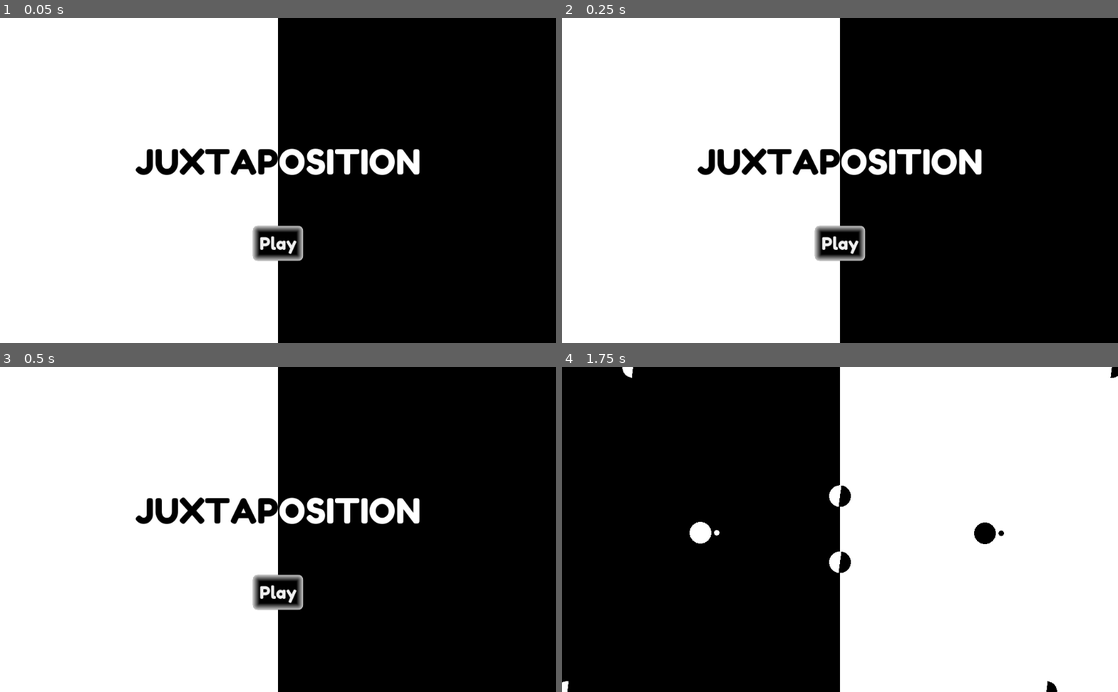
Above: before the commit, frames 1-4 (two rows, left to right).
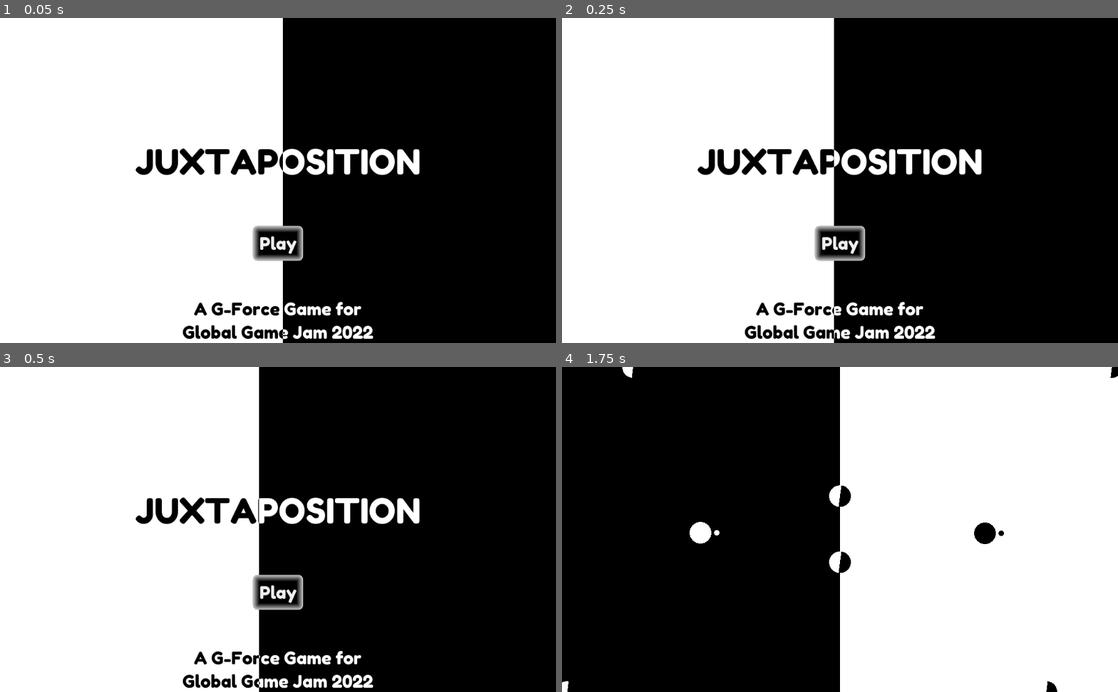
Above: after the commit, the same moments.

Repository: doctor-g/GGJ22
Game: Godot game, scene res://UI/StartMenu.tscn
Two runs of this game, one before a commit and one after it. Both use one fixed random seed, a clock stepped at 60 frames per second and the inputs below. This scene is started directly instead of the project's main scene.
Inputs:
- Up to frame 1 (0.05 s): no input
- Up to frame 2 (0.25 s): no input
- Up to frame 3 (0.5 s): no input
- Up to frame 4 (1.75 s): click "Play" at 0.5 s

The runs differ from the first frame. In frame 1, 2.3% of the frame differs, in the area x 32-68%, y 0-100%; in frame 2, 2.4%; in frame 3, 4.4%; in frame 4, nothing differs.

Commit message:
Animate title screen shaders

Diff:
--- a/project/UI/StartMenu.gd
+++ b/project/UI/StartMenu.gd
@@ -1,12 +1,19 @@
 extends Control
 
 onready var _play_button := $PlayButton
-
+onready var _shadery_things := [$Title, $Background, $Label]
 
 func _ready():
 	_play_button.grab_focus()
 
 
+func _process(_delta):
+	var seconds := OS.get_ticks_msec() / 1000.0
+	var x := range_lerp(sin(seconds), -1, 1, 412, 612)
+	for control in _shadery_things:
+		control.material.set_shader_param("barrier_x", x)
+
+
 func _on_PlayButton_pressed():
 	# warning-ignore:return_value_discarded
 	get_tree().change_scene("res://World/World.tscn")
--- a/project/UI/StartMenu.tscn
+++ b/project/UI/StartMenu.tscn
@@ -1,14 +1,17 @@
-[gd_scene load_steps=9 format=2]
+[gd_scene load_steps=10 format=2]
 
 [ext_resource path="res://UI/StartMenu.gd" type="Script" id=1]
 [ext_resource path="res://Shared/theme.tres" type="Theme" id=2]
 [ext_resource path="res://Shared/FredokaOne-Regular.ttf" type="DynamicFontData" id=3]
+[ext_resource path="res://UI/bw_text_shader.gdshader" type="Shader" id=4]
 
 [sub_resource type="Shader" id=4]
 code = "shader_type canvas_item;
 
+uniform float barrier_x = 512.0;
+
 void fragment() {
-	if (FRAGCOORD.x < 512.0) {
+	if (FRAGCOORD.x < barrier_x) {
 		COLOR.rgb = vec3(1.0,1.0,1.0);
 	}
 	else {
@@ -18,25 +21,19 @@
 
 [sub_resource type="ShaderMaterial" id=5]
 shader = SubResource( 4 )
-
-[sub_resource type="Shader" id=1]
-code = "shader_type canvas_item;
-
-void fragment() {
-	vec4 tex = texture(TEXTURE,UV);
-	if (FRAGCOORD.x<512.0) {
-		COLOR = vec4(0.0,0.0,0.0,tex.a);
-	} else {
-		COLOR = vec4(1.0,1.0,1.0,tex.a);
-	}
-}"
+shader_param/barrier_x = 412.0
 
 [sub_resource type="ShaderMaterial" id=2]
-shader = SubResource( 1 )
+shader = ExtResource( 4 )
+shader_param/barrier_x = 412.0
 
 [sub_resource type="DynamicFont" id=3]
 size = 64
 font_data = ExtResource( 3 )
+
+[sub_resource type="ShaderMaterial" id=6]
+shader = ExtResource( 4 )
+shader_param/barrier_x = 412.0
 
 [node name="StartMenu" type="Control"]
 anchor_right = 1.0
@@ -74,4 +71,17 @@
 margin_bottom = 448.0
 text = "Play"
 
+[node name="Label" type="Label" parent="."]
+material = SubResource( 6 )
+anchor_left = 0.5
+anchor_top = 1.0
+anchor_right = 0.5
+anchor_bottom = 1.0
+margin_left = -334.0
+margin_top = -83.0
+margin_right = 334.0
+text = "A G-Force Game for
+Global Game Jam 2022"
+align = 1
+
 [connection signal="pressed" from="PlayButton" to="." method="_on_PlayButton_pressed"]
--- /dev/null
+++ b/project/UI/bw_text_shader.gdshader
@@ -0,0 +1,12 @@
+shader_type canvas_item;
+
+uniform float barrier_x = 512.0;
+
+void fragment() {
+	vec4 tex = texture(TEXTURE,UV);
+	if (FRAGCOORD.x<barrier_x) {
+		COLOR = vec4(0.0,0.0,0.0,tex.a);
+	} else {
+		COLOR = vec4(1.0,1.0,1.0,tex.a);
+	}
+}
Not shown, added: press/TitleScreen.png
